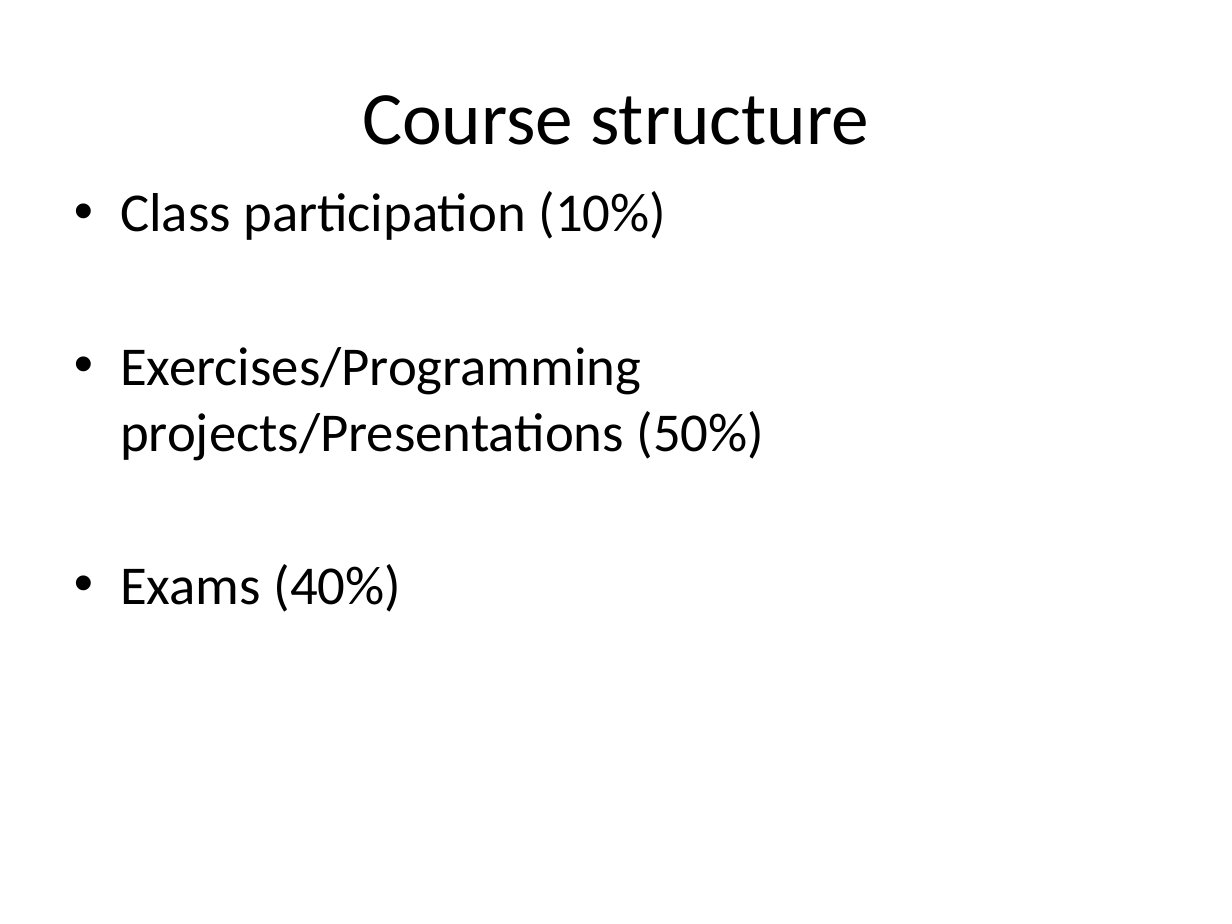
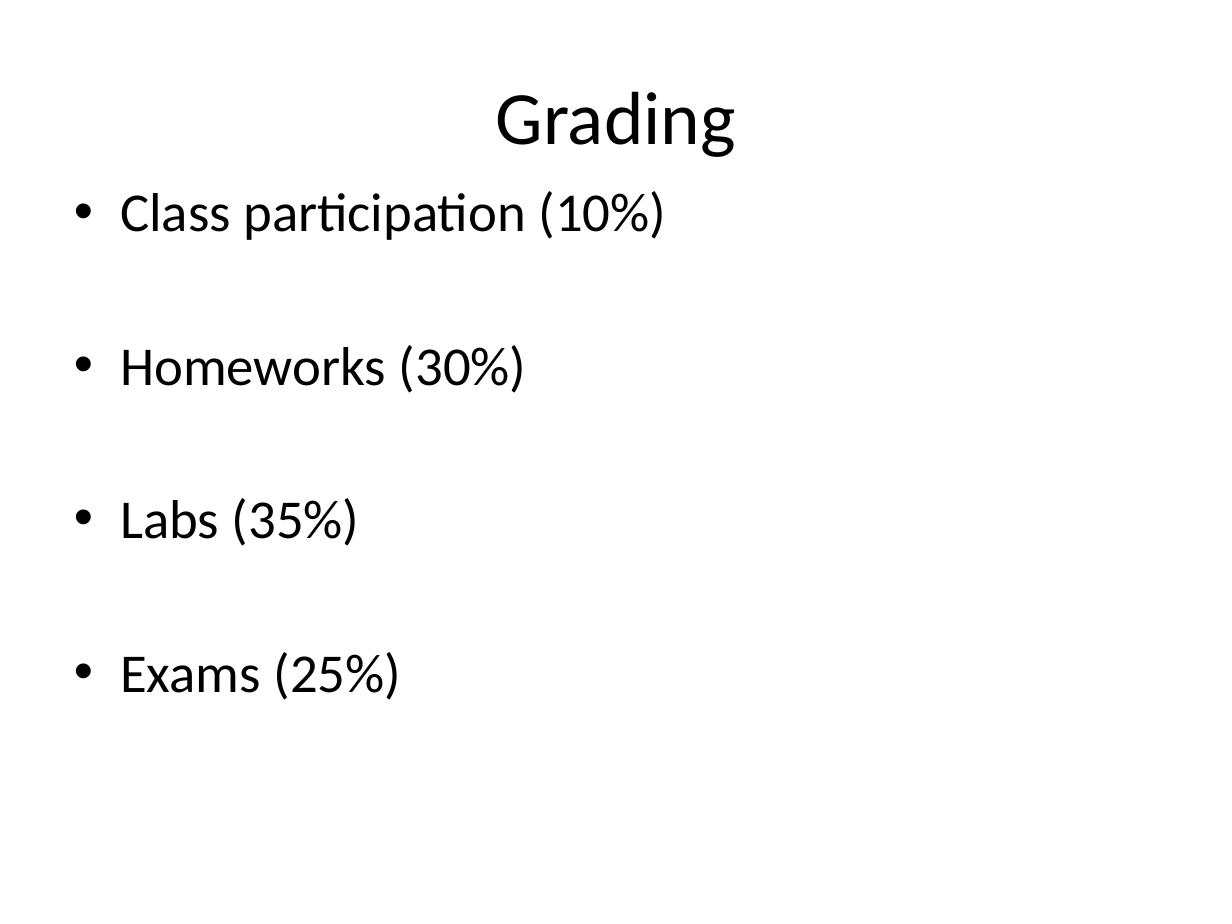
Before and after one commit to tristartom/tristartom.github.io, a slide deck: slide 6 of teaching/19f-cis428/Class-00.pptx. Drawn at 1232x924 pixels with LibreOffice and Linux fonts; fonts in the diff are those of the drawing. Boxes give left, top, right and bottom in pixels: in the first picture for what was removed or moved away, otherwise in the second. Text is boxed around its words. In the diff, an @@ line names an element or a change of style, - is before the commit and + after.

```diff
--- a/teaching/19f-cis428/Class-00.pptx
+++ b/teaching/19f-cis428/Class-00.pptx
@@ title at <box>496,91,736,157</box>: text changed @@
-Course structure
+Grading
@@ text at <box>120,345,527,700</box>: text changed @@
-• Exercises/Programming projects/Presentations (50%)
-• Exams (40%)
+• Homeworks (30%)
+• Labs (35%)
+• Exams (25%)
```
Also in this commit, not shown: 7 other slides changed, 2 other files.
